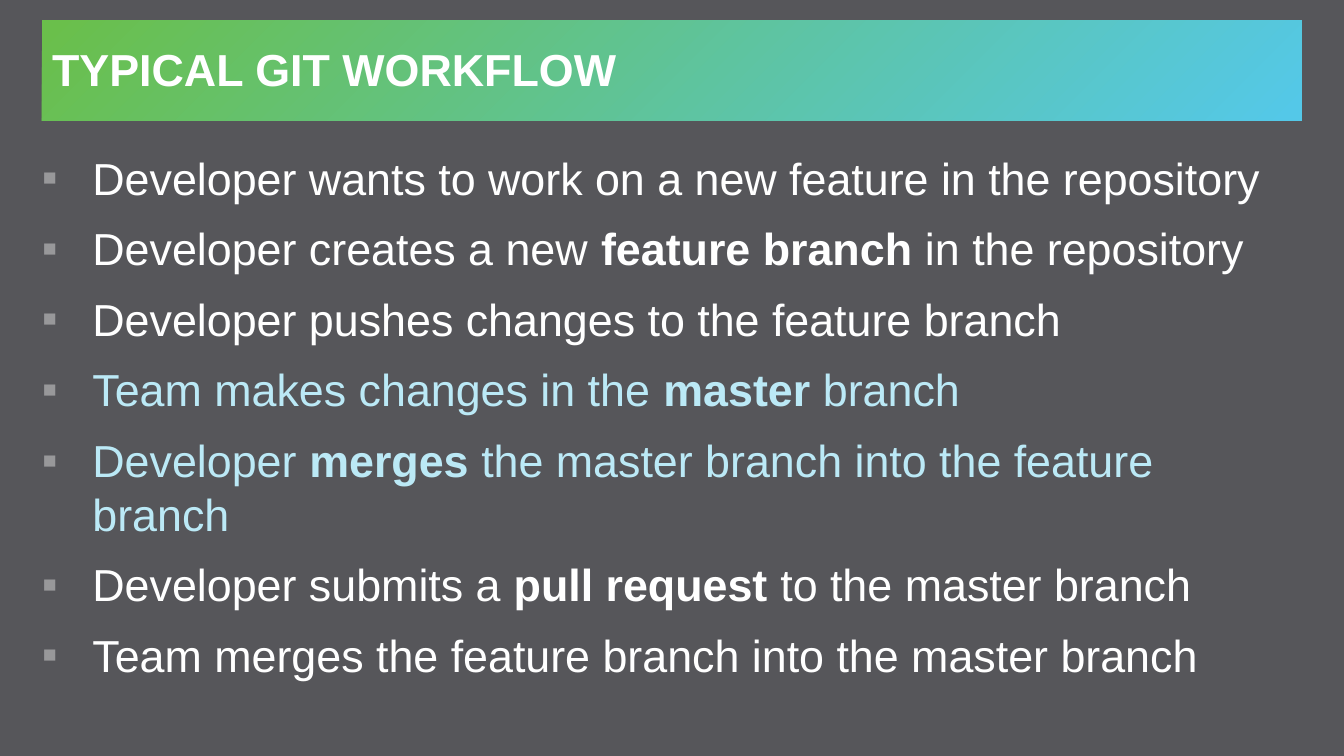
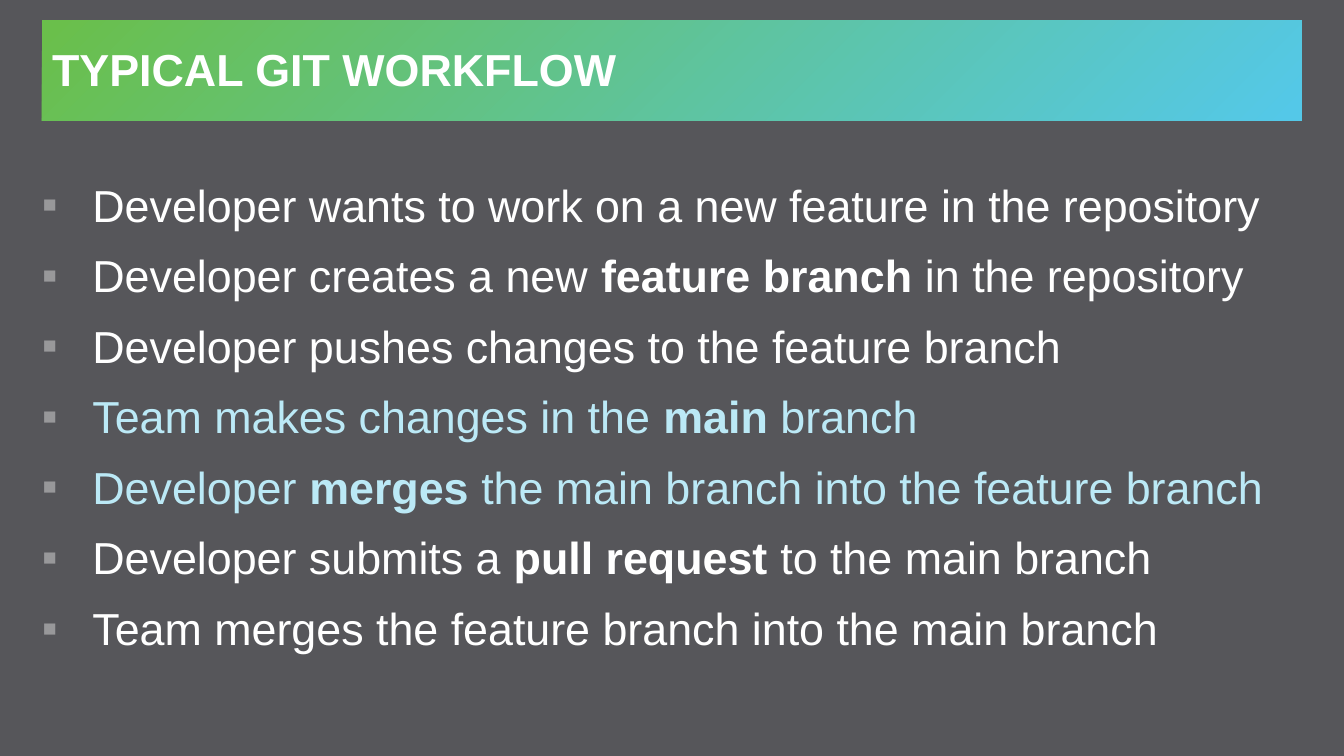
Before and after one commit to hylandtechoutreach/hackathon, a slide deck: slide 17 of IntroToGit/Presentation.pptx. Drawn at 1344x756 pixels with LibreOffice and Linux fonts; fonts in the diff are those of the drawing. Boxes give left, top, right and bottom in pixels: in the first picture for what was removed or moved away, otherwise in the second. Text is boxed around its words. In the diff, an @@ line names an element or a change of style, - is before the commit and + after.

```diff
--- a/IntroToGit/Presentation.pptx
+++ b/IntroToGit/Presentation.pptx
@@ text at bbox=[92, 400, 1263, 654]: text changed @@
-▪ Team makes changes in the master branch
-▪ Developer merges the master branch into the feature branch
-▪ Developer submits a pull request to the master branch
-▪ Team merges the feature branch into the master branch
+▪ Team makes changes in the main branch
+▪ Developer merges the main branch into the feature branch
+▪ Developer submits a pull request to the main branch
+▪ Team merges the feature branch into the main branch
```
Also in this commit, not shown: 3 other slides changed.
